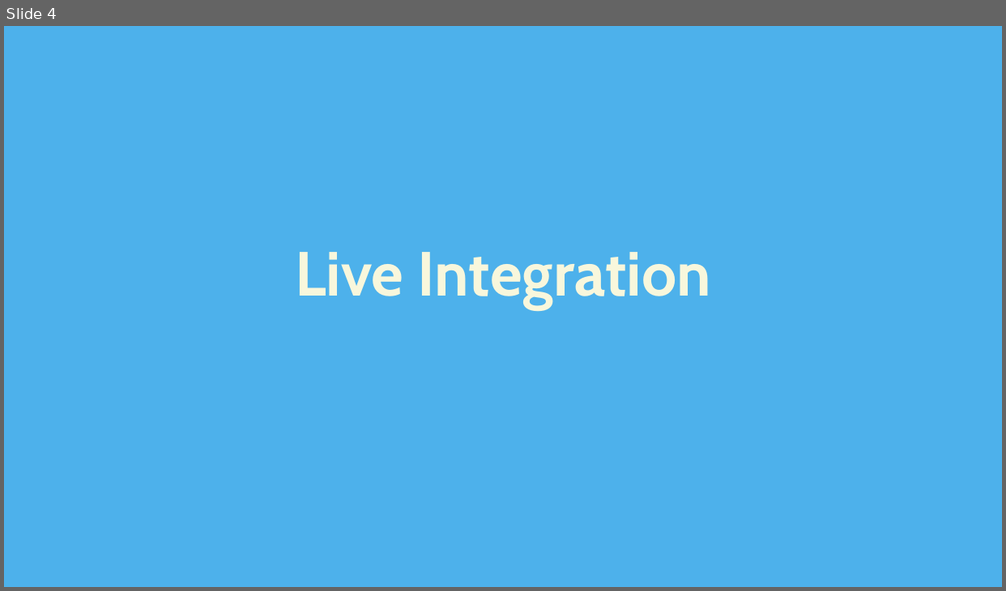
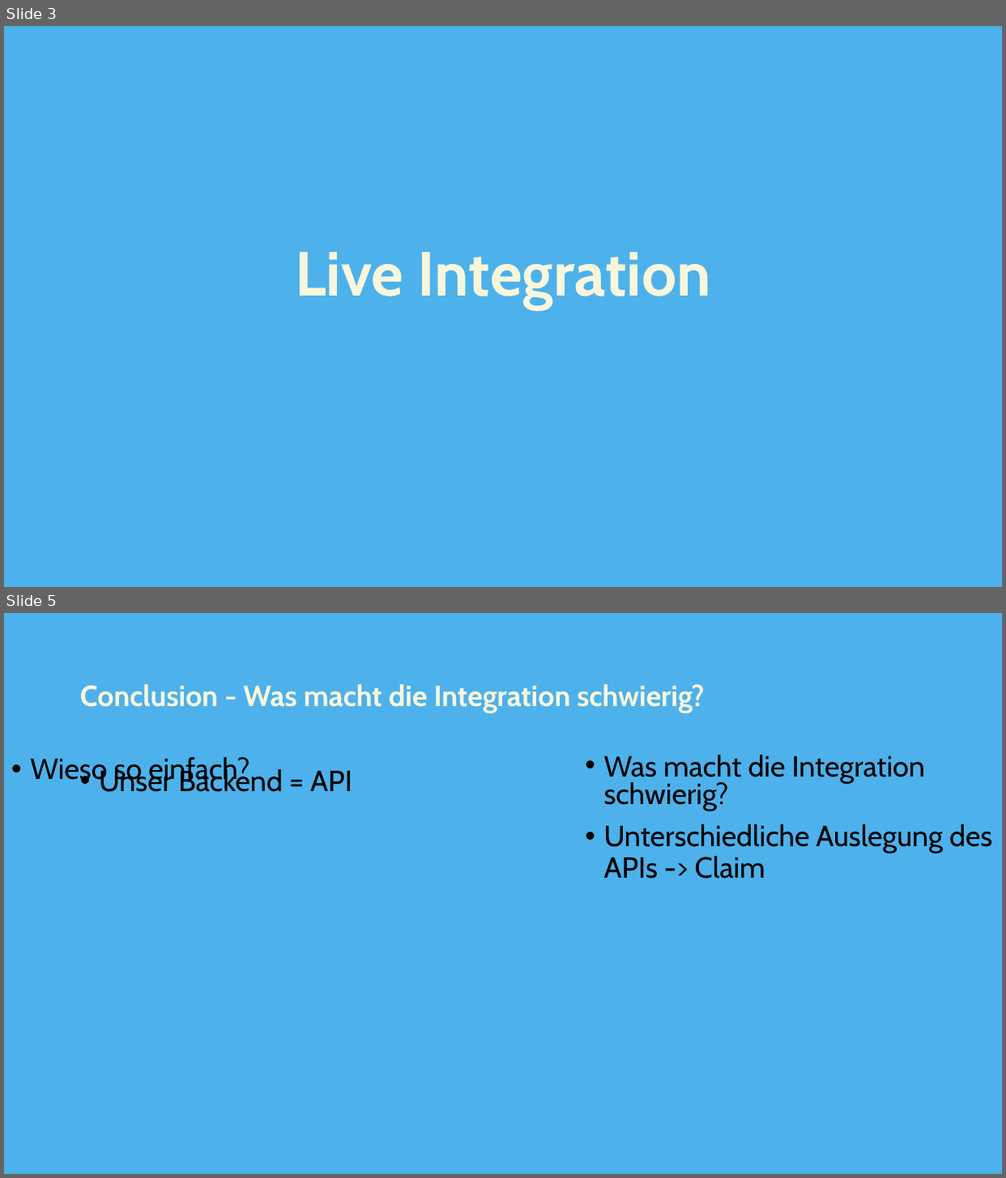
Before and after one commit to swaechter/fhnw-wodss, a slide deck: doc/Prasentation2.pptx. Shown one above the other, each under a label of ours: slide 4 before the commit, slides 3 and 5 after it; the slides between them are not shown. The pictures are 1006x591 and 1006x1178 pixels, drawn with LibreOffice and Linux fonts; fonts in the diff are those of the drawing. Boxes give left, top, right and bottom in pixels: in the first picture for what was removed or moved away, otherwise in the second. Text is boxed around its words. In the diff, an @@ line names an element or a change of style, - is before the commit and + after.

```diff
--- a/doc/Prasentation2.pptx
+++ b/doc/Prasentation2.pptx
@@ slide 5 added at box(4, 613, 1002, 1174), background #4DB1EB @@
@@ title added at box(80, 684, 704, 713), 28 pt, text #F8F7DC, bold @@
+Conclusion - Was macht die Integration schwierig?
@@ text added at box(30, 757, 249, 786), 28 pt, text #000000 @@
+• Wieso so einfach?
@@ text added at box(604, 755, 926, 811), 28 pt, text #000000 @@
+• Was macht die Integration schwierig?
@@ text added at box(99, 766, 352, 792), 28 pt, text #000000 @@
+• Unser Backend = API
@@ text added at box(604, 824, 992, 879), 28 pt, text #000000 @@
+• Unterschiedliche Auslegung des APIs -> Claim
@@ what was slide 4 is now slide 3 @@
```
Also in this commit, not shown: 4 slides changed.
